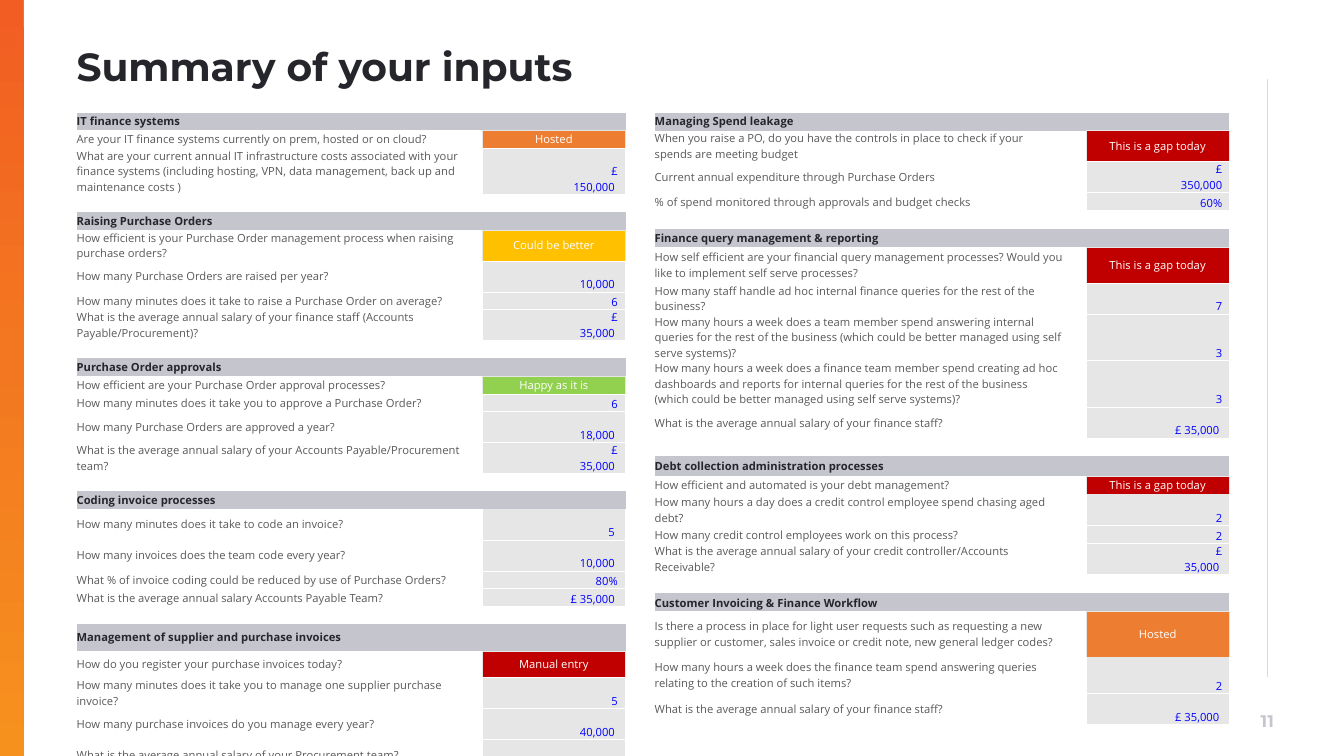
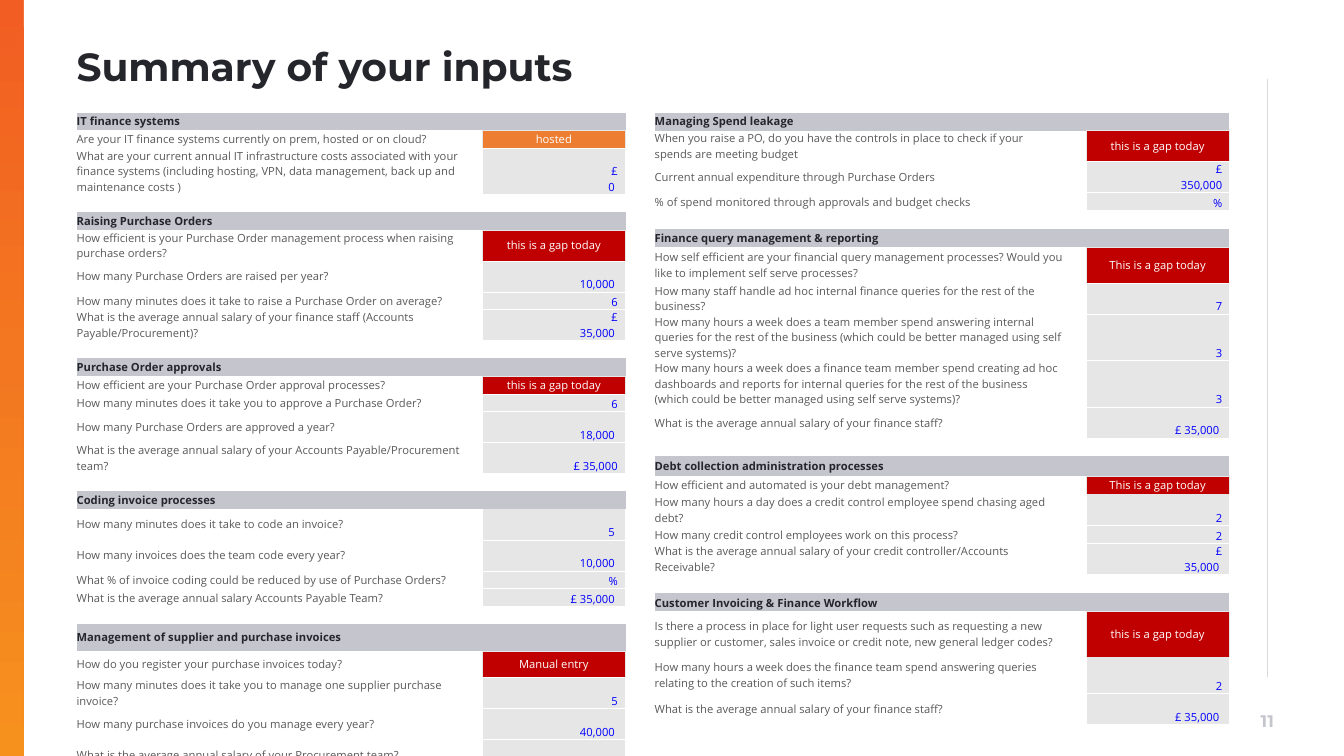
Before and after one commit to muratozdemirpiblo/ppt-api, a slide deck: slide 11 of output.pptx. Drawn at 1344x756 pixels with LibreOffice and Linux fonts; fonts in the diff are those of the drawing; background and template pictures are left out. Boxes give left, top, right and bottom in pixels: in the first picture for what was removed or moved away, otherwise in the second. Text is boxed around its words. In the diff, an @@ line names an element or a change of style, - is before the commit and + after.

```diff
--- a/output.pptx
+++ b/output.pptx
@@ table at (77, 113, 625, 742) @@
-row 2, column 3: Hosted
+row 2, column 3: hosted
-row 3, column 3: £ 150,000
+row 3, column 3: £ 0
-row 6, column 3: Could be better
+row 6, column 3: this is a gap today
-row 12, column 3: Happy as it is
+row 12, column 3: this is a gap today
-row 20, column 3: 80%
+row 20, column 3: %
@@ fill #FFC000 to #C00000 in row 6, column 3 @@
@@ fill #92D050 to #C00000 in row 12, column 3 @@
@@ table at (655, 113, 1230, 738) @@
-row 2, column 3: This is a gap today
+row 2, column 3: this is a gap today
-row 4, column 3: 60%
+row 4, column 3: %
-row 20, column 3: Hosted
+row 20, column 3: this is a gap today
@@ fill #ED7D31 to #C00000 in row 20, column 3 @@
```
Also in this commit, not shown: 7 other slides changed, 1 other file.
